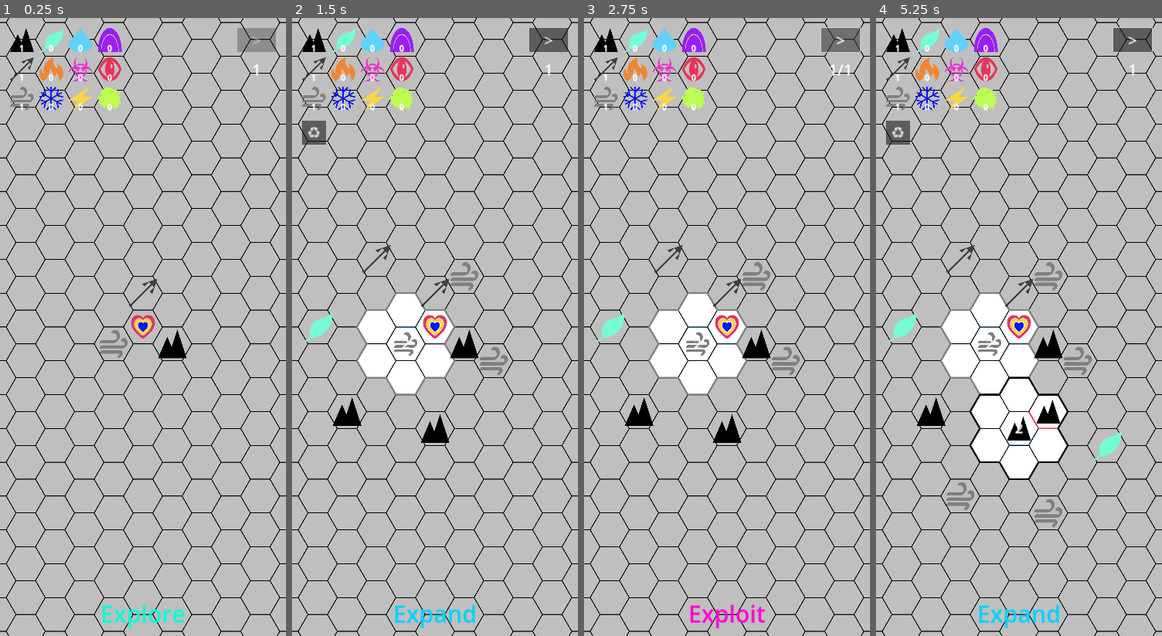
Above: before the commit, frames 1-4 (left to right).
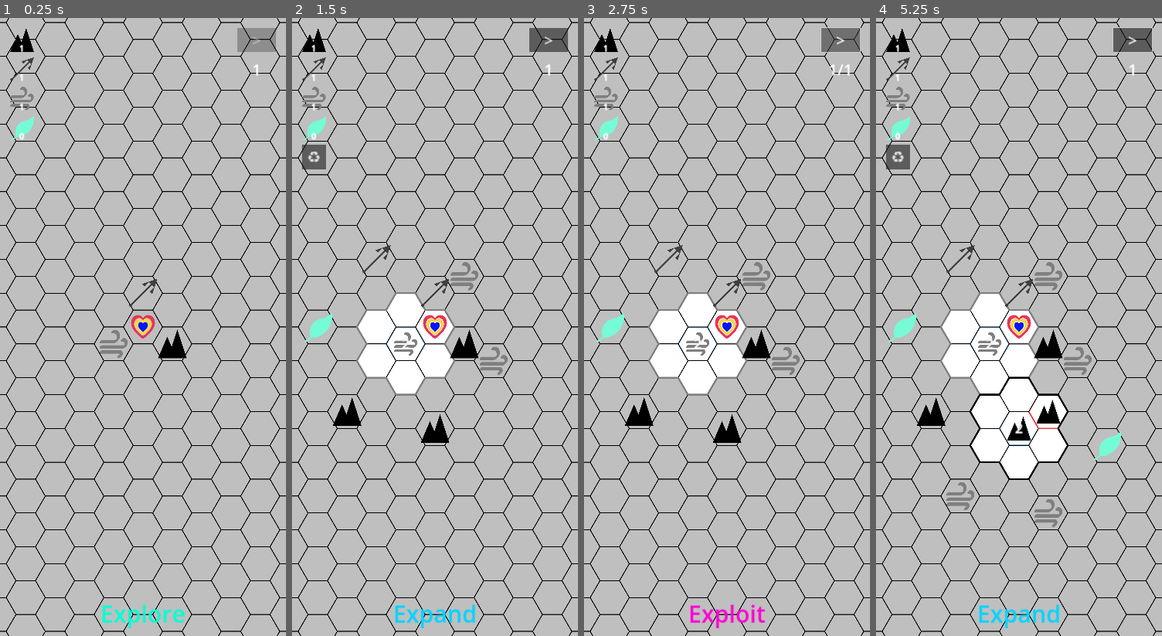
Above: after the commit, the same moments.

Repository: NoahKastin/combo-spell
Game: Godot game, scene res://scenes/main.tscn
Same seed, same stepped clock (60 frames per second), same inputs: the game is played once before the commit and once after it.
Inputs (mouse positions are in pixels of both pictures, inside the frame that each line leads up to):
- Up to frame 1 (0.25 s): no input
- Up to frame 2 (1.5 s): tap Enter at 0.5 s; move the mouse to (497, 296) at 0.52 s; click (497, 296) at 0.67 s; tap Space at 1.25 s; drag from (377, 357) to (420, 450) at 1.27 s
- Up to frame 3 (2.75 s): click ">" at 2 s
- Up to frame 4 (5.25 s): click ">" at 2.75 s; click ">" at 3.5 s; tap Enter at 4.25 s; move the mouse to (1047, 191) at 4.27 s; click (1047, 191) at 4.42 s; tap Space at 5 s; drag from (1004, 450) to (933, 234) at 5.02 s

The runs differ from the first frame. In frame 1, 1.6% of the frame differs, in the area x 3-43%, y 1-20%; in frame 2, 2.1%, in the area x 3-43%, y 1-25%; in frame 3, 1.6%; in frame 4, 2.1%.

Commit message:
Trim element grid to MVP four for itch.io; embed rollback recipe
Co-Authored-By: Claude Opus 4.7 <noreply@anthropic.com>

Diff:
--- a/scenes/main.tscn
+++ b/scenes/main.tscn
@@ -56,9 +56,9 @@
 
 [node name="RecycleButton" type="Button" parent="UI"]
 offset_left = 40.0
-offset_top = 420.0
+offset_top = 520.0
 offset_right = 140.0
-offset_bottom = 520.0
+offset_bottom = 620.0
 theme_override_font_sizes/font_size = 64
 text = "♻"
 
--- a/scripts/main.gd
+++ b/scripts/main.gd
@@ -14,16 +14,25 @@
 const FOG_FILL := Color("#BFBFBF")
 const REVEALED_FILL := Color("#FFFFFF")
 
-# §5.3 expanded grid: 3 rows × 4 columns with this exact ordering. Buttons
-# whose wallet count is 0 stay disabled; tapping a button picks up that
-# Element for placement during Expand.
+# §5.3 expanded grid. Buttons whose wallet count is 0 stay disabled; tapping
+# a button picks up that Element for placement during Expand.
+#
+# ITCH.IO TRIM: this release ships only the four MVP-active Elements as a
+# single column (Wood below Wind). To restore the full 3×4 grid for the next
+# version, revert GRID_COLS to 4, restore the 12-Element layout below, and
+# in scenes/main.tscn move RecycleButton back to offset_top=420 / offset_bottom=520:
+#   Element.Type.EARTH, Element.Type.WOOD, Element.Type.WATER, Element.Type.SHADOW,
+#   Element.Type.METAL, Element.Type.FIRE, Element.Type.POISON, Element.Type.DREAD,
+#   Element.Type.WIND,  Element.Type.ICE,  Element.Type.LIGHTNING, Element.Type.ACID,
 const GRID_ICON_SIZE := 100.0
 const GRID_SPACING := 20.0
 const GRID_COUNT_FONT_SIZE := 32
+const GRID_COLS := 1
 const ELEMENT_GRID_LAYOUT: Array[int] = [
-	Element.Type.EARTH, Element.Type.WOOD, Element.Type.WATER, Element.Type.SHADOW,
-	Element.Type.METAL, Element.Type.FIRE, Element.Type.POISON, Element.Type.DREAD,
-	Element.Type.WIND, Element.Type.ICE, Element.Type.LIGHTNING, Element.Type.ACID,
+	Element.Type.EARTH,
+	Element.Type.METAL,
+	Element.Type.WIND,
+	Element.Type.WOOD,
 ]
 const PICKED_TINT := Color(1.4, 1.4, 0.7)
 const CRAFTING_TINT := Color(1.0, 0.8, 1.4)
@@ -173,8 +182,8 @@
 func _build_element_grid() -> void:
 	for i in ELEMENT_GRID_LAYOUT.size():
 		var elem: int = ELEMENT_GRID_LAYOUT[i]
-		var row: int = i / 4
-		var col: int = i % 4
+		var row: int = i / GRID_COLS
+		var col: int = i % GRID_COLS
 		var slot_pos := Vector2(col * (GRID_ICON_SIZE + GRID_SPACING), row * (GRID_ICON_SIZE + GRID_SPACING))
 		var btn := TextureButton.new()
 		# ignore_texture_size and stretch_mode go before texture_normal —
